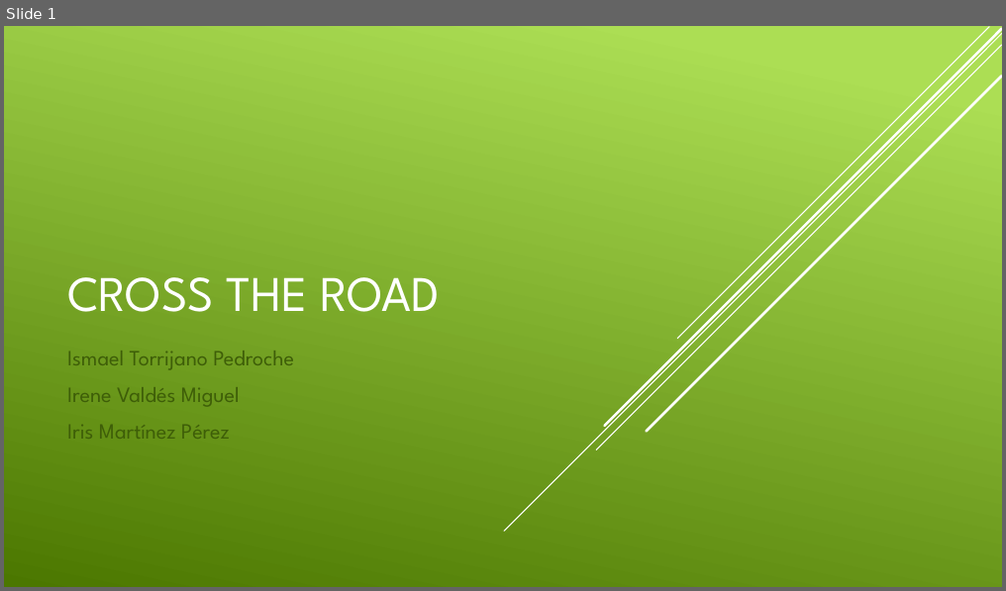
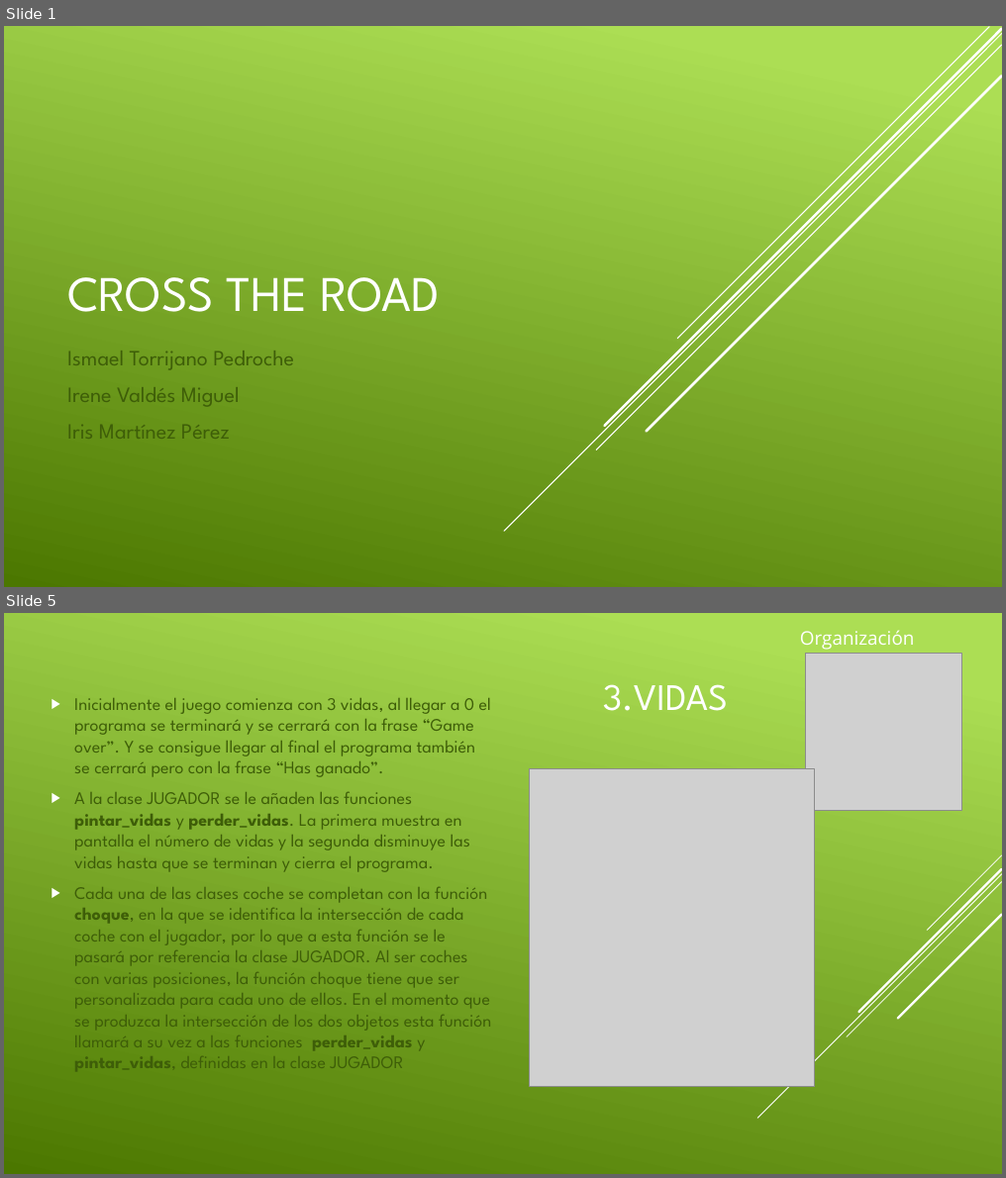
Before and after one commit to aigora/twA109_1920-camara-termica, a slide deck: CROSS the road.pptx. Shown one above the other, each under a label of ours: slide 1 before the commit, slides 1 and 5 after it; the slides between them are not shown. The pictures are 1006x591 and 1006x1178 pixels, drawn with LibreOffice and Linux fonts; fonts in the diff are those of the drawing; grey boxes stand for pictures. Boxes give left, top, right and bottom in pixels: in the first picture for what was removed or moved away, otherwise in the second. Text is boxed around its words. In the diff, an @@ line names an element or a change of style, - is before the commit and + after.

```diff
--- a/CROSS the road.pptx
+++ b/CROSS the road.pptx
@@ slide 5 added at (4, 613, 1002, 1174), background gradient #ACDF55 to #4C7800 @@
@@ text added at (800, 630, 915, 650), 18 pt, text #FFFFFF @@
+Organización
@@ picture added at (805, 654, 962, 811) @@
@@ text added at (74, 698, 491, 1071), 17 pt, text #3E5E08 @@
+▶ Inicialmente el juego comienza con 3 vidas, al llegar a 0 el programa se terminará y se cerrará con la frase “Game over”. Y se consigue llegar al final el programa también se cerrará pero con la frase “Has ganado”.
+▶ A la clase JUGADOR se le añaden las funciones pintar_vidas y perder_vidas. La primera muestra en pantalla el número de vidas y la segunda disminuye las vidas hasta que se terminan y cierra el programa.
+▶ Cada una de las clases coche se completan con la función choque, en la que se identifica la intersección de cada coche con el jugador, por lo que a esta función se le pasará por referencia la clase JUGADOR. Al ser coches con varias posiciones, la función choque tiene que ser personalizada para cada uno de ellos. En el momento que se produzca la intersección de los dos objetos esta función llamará a su vez a las funciones perder_vidas y pintar_vidas, definidas en la clase JUGADOR
@@ title added at (603, 684, 728, 711), 36 pt, text #FFFFFF @@
+3.VIDAS
@@ picture added at (530, 768, 814, 1087) @@
@@ group added at (757, 856, 1002, 1118): 5 lines @@
```
Also in this commit, not shown: 4 slides changed, 1 slide removed.
